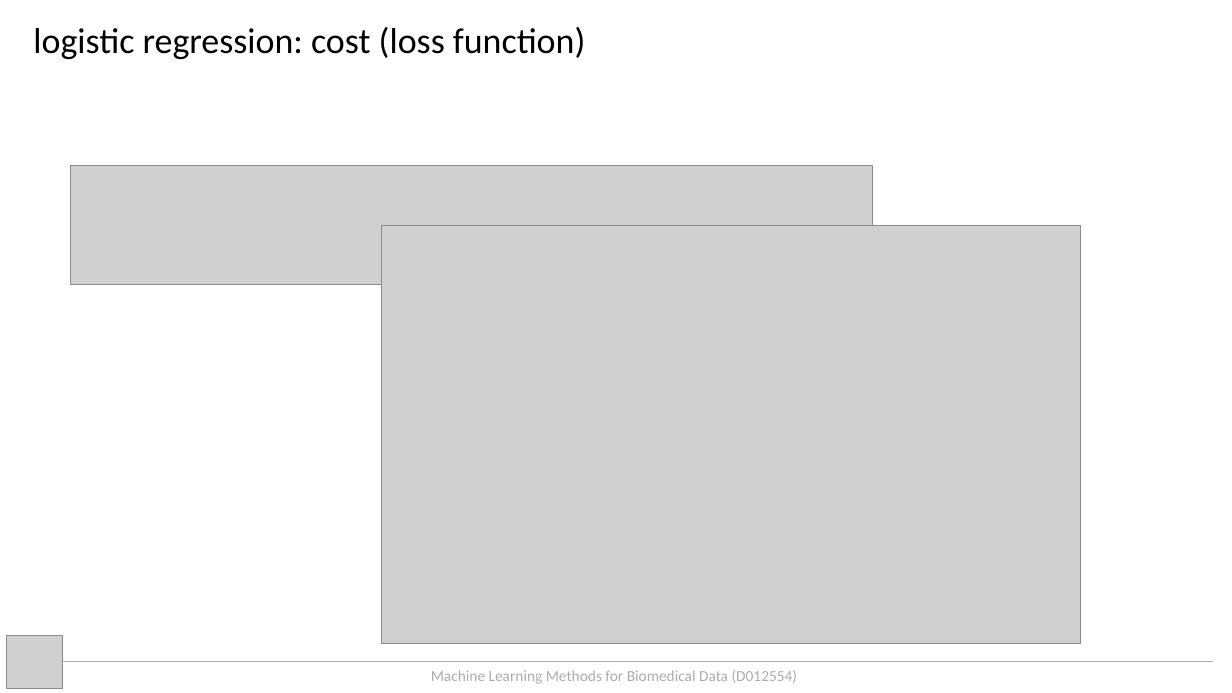
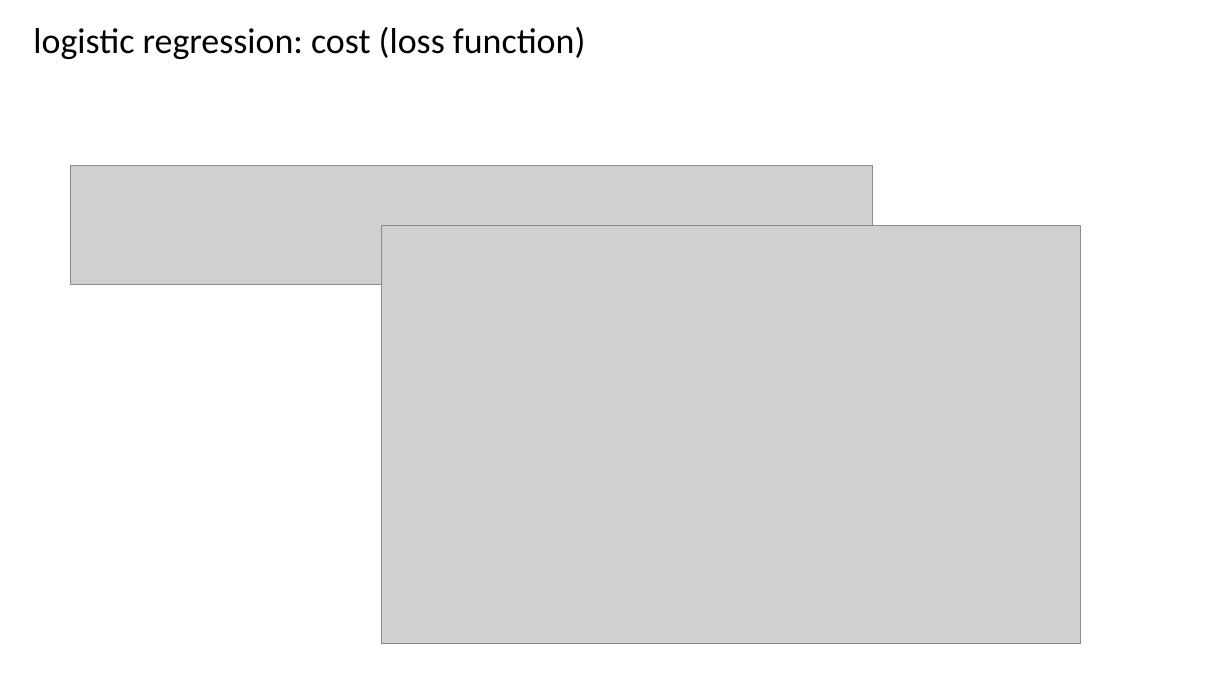
Before and after one commit to compomics/ML-course-VIB-2024, a slide deck: slide 6 of slides/2_logistic_regression.pptx. Drawn at 1232x693 pixels with LibreOffice and Linux fonts; fonts in the diff are those of the drawing; grey boxes stand for pictures. Boxes give left, top, right and bottom in pixels: in the first picture for what was removed or moved away, otherwise in the second. Text is boxed around its words. In the diff, an @@ line names an element or a change of style, - is before the commit and + after.

```diff
--- a/slides/2_logistic_regression.pptx
+++ b/slides/2_logistic_regression.pptx
@@ picture removed at bbox=[6, 635, 62, 689] @@
@@ line removed from (61, 662) to (1214, 662) @@
@@ text removed at bbox=[431, 670, 798, 684] @@
-Machine Learning Methods for Biomedical Data (D012554)
```
Also in this commit, not shown: 6 other slides changed, 1 slide removed, 6 other files.
